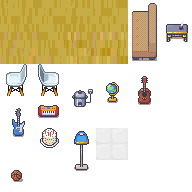
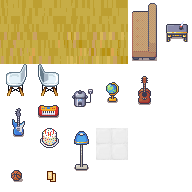
Revision of a layered 192 × 192 image; what changed, layer by layer:
painted on "tileset_hs18.png" over (x1=47, y1=171, x2=56, y2=183)
